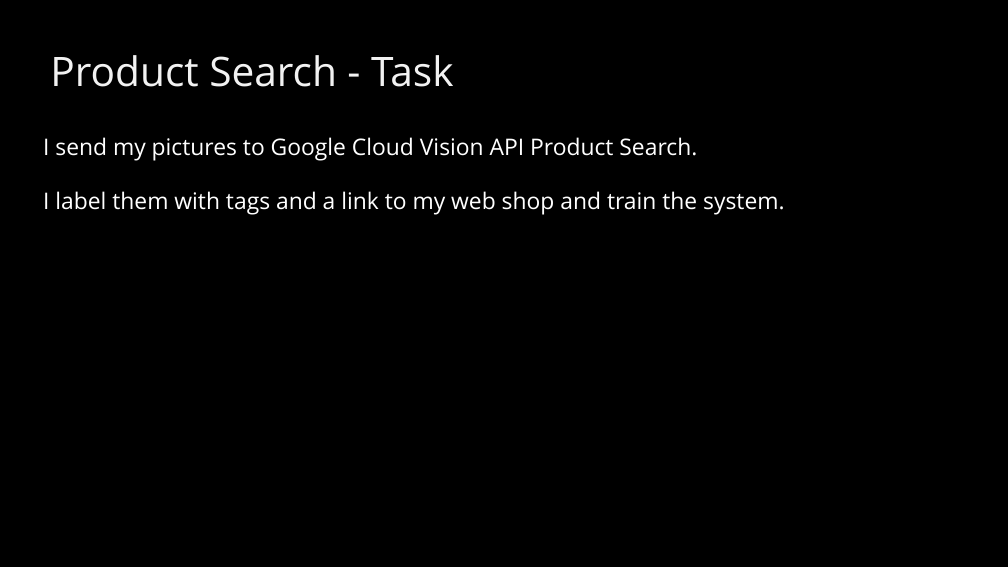
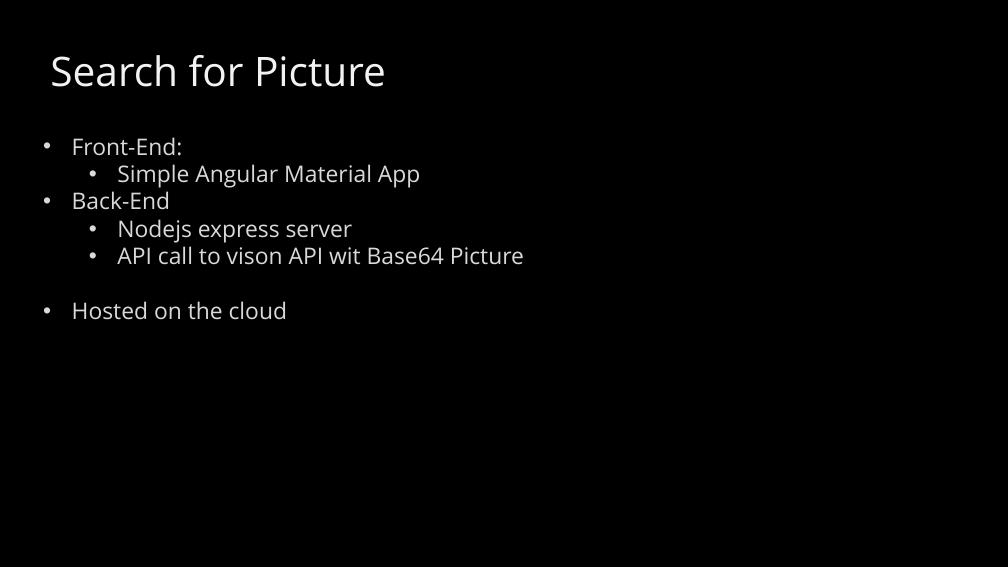
Before and after one commit to BaselHack/2021-team-5, a slide deck: slide 5 of presentation/presentation_v1.pptx. Drawn at 1008x567 pixels with LibreOffice and Linux fonts; fonts in the diff are those of the drawing. Boxes give left, top, right and bottom in pixels: in the first picture for what was removed or moved away, otherwise in the second. Text is boxed around its words. In the diff, an @@ line names an element or a change of style, - is before the commit and + after.

```diff
--- a/presentation/presentation_v1.pptx
+++ b/presentation/presentation_v1.pptx
@@ text at box(50, 55, 386, 87): text changed @@
-Product Search - Task
+Search for Picture
@@ text at box(72, 137, 524, 320): text changed; text colour #FFFFFF to #D9D9D9 @@
-I send my pictures to Google Cloud Vision API Product Search.
-I label them with tags and a link to my web shop and train the system.
+• Front-End:
+  • Simple Angular Material App
+• Back-End
+  • Nodejs express server
+  • API call to vison API wit Base64 Picture
+• Hosted on the cloud
```
Also in this commit, not shown: 2 other slides changed, 3 slides added, 3 slides removed.
